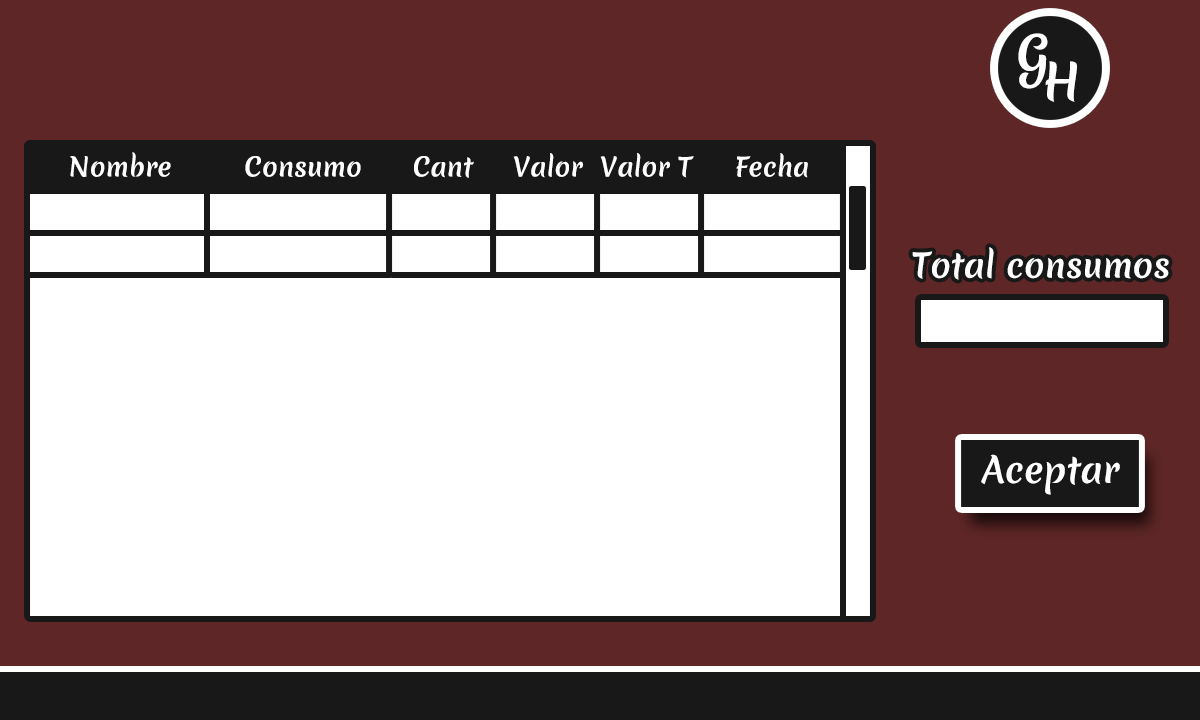
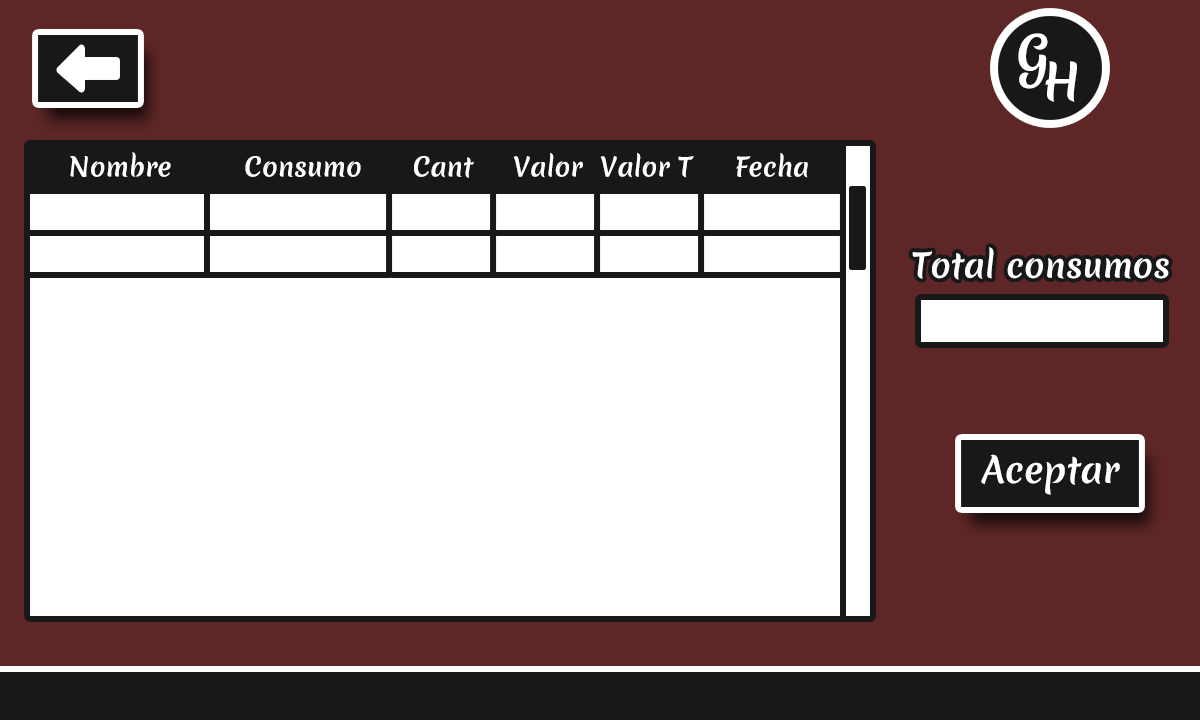
Layers edited between the first and the second 1200 x 720 image:
added group "Go To Back" (1st of 2, in "Buttons") with 2 layers in group "Buttons" over [38, 35, 138, 102]
added layer "Arrow" in group "Go To Back" over [59, 47, 117, 90]
added layer "Go To Back" (2nd of 2, in "Buttons" › "Go To Back") in group "Go To Back" over [38, 35, 138, 102]
